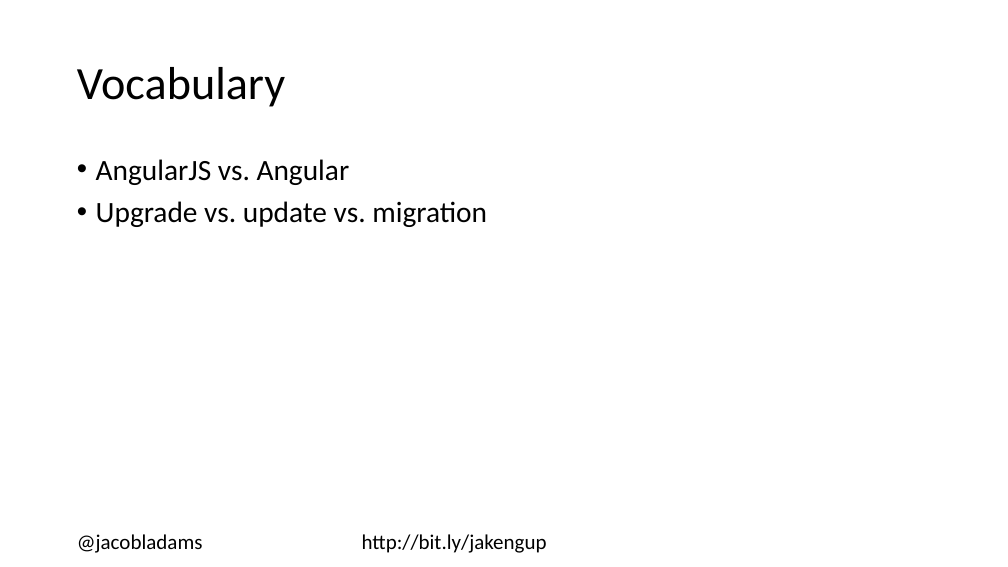
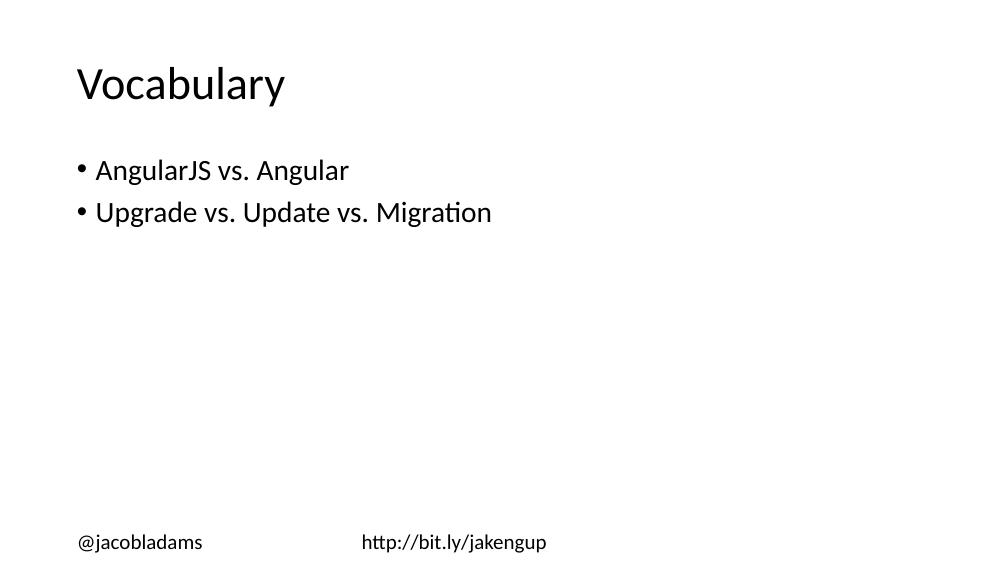
Before and after one commit to jacobladams/upgrading-from-angularjs-1-to-angular-2-plus-presentation, a slide deck: slide 4 of Upgrading from AngularJS 1 to Angular 2+.pptx. Drawn at 1008x567 pixels with LibreOffice and Linux fonts; fonts in the diff are those of the drawing. Boxes give left, top, right and bottom in pixels: in the first picture for what was removed or moved away, otherwise in the second. Text is boxed around its words. In the diff, an @@ line names an element or a change of style, - is before the commit and + after.

```diff
--- a/Upgrading from AngularJS 1 to Angular 2+.pptx
+++ b/Upgrading from AngularJS 1 to Angular 2+.pptx
@@ text at (x1=96, y1=201, x2=492, y2=227): text changed @@
-• Upgrade vs. update vs. migration
+• Upgrade vs. Update vs. Migration
```
Also in this commit, not shown: 14 other slides changed, 2 slides added.
